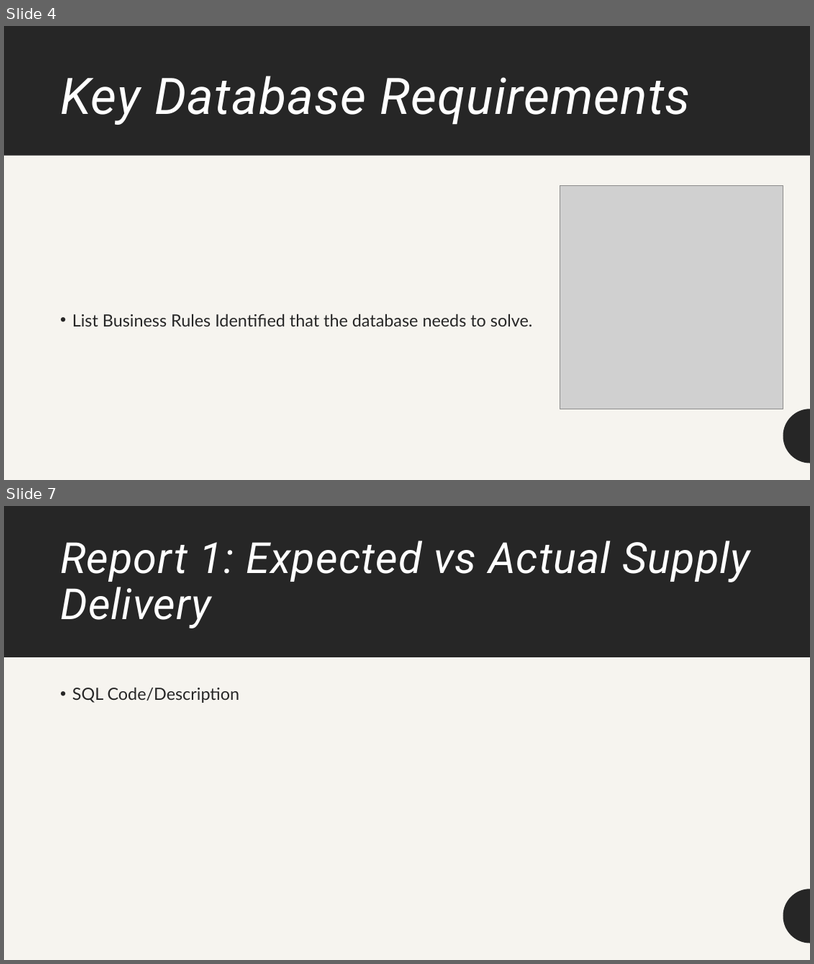
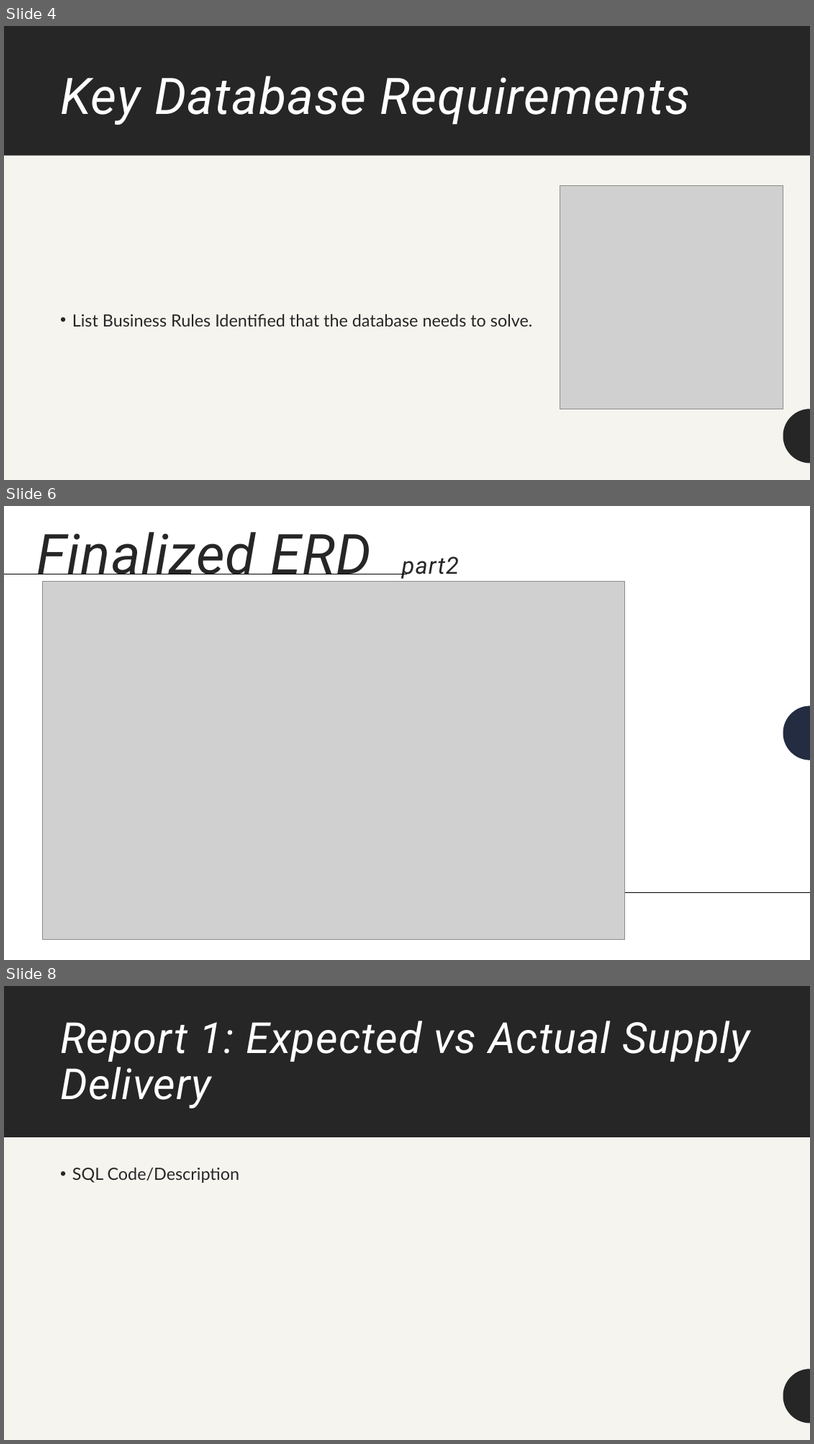
Before and after one commit to BobbyJoeCool/CSD310-BlueTeam, a slide deck: Milestone_34/Presentation.pptx. Shown one above the other, each under a label of ours: slides 4 and 7 before the commit, slides 4, 6 and 8 after it; the slides between them are not shown. The pictures are 814x964 and 814x1444 pixels, drawn with LibreOffice and Linux fonts; fonts in the diff are those of the drawing; grey boxes stand for pictures. Boxes give left, top, right and bottom in pixels: in the first picture for what was removed or moved away, otherwise in the second. Text is boxed around its words. In the diff, an @@ line names an element or a change of style, - is before the commit and + after.

```diff
--- a/Milestone_34/Presentation.pptx
+++ b/Milestone_34/Presentation.pptx
@@ slide 6 added at [4,506,810,960], background #FFFFFF; not listed: 1 template element that a slide beside it also shows @@
@@ rectangle added at [4,506,810,960], fill #FFFFFF @@
@@ title added at [36,532,459,586], 66 pt, text #262626, italic @@
+Finalized ERD part2
@@ line added from (4, 574) to (407, 574), #000000 1.5 pt @@
@@ picture added at [43,581,626,939] @@
@@ line added from (54, 591) to (54, 960), #232C41 1.5 pt @@
@@ freeform shape added at [784,705,810,760], fill #232C41 @@
@@ line added from (502, 893) to (810, 893), #000000 1.5 pt @@
@@ freeform shape added at [784,888,810,943], fill #262626 @@
@@ what was slide 7 is now slide 8 @@
```
Also in this commit, not shown: 2 slides changed, 1 other file.
